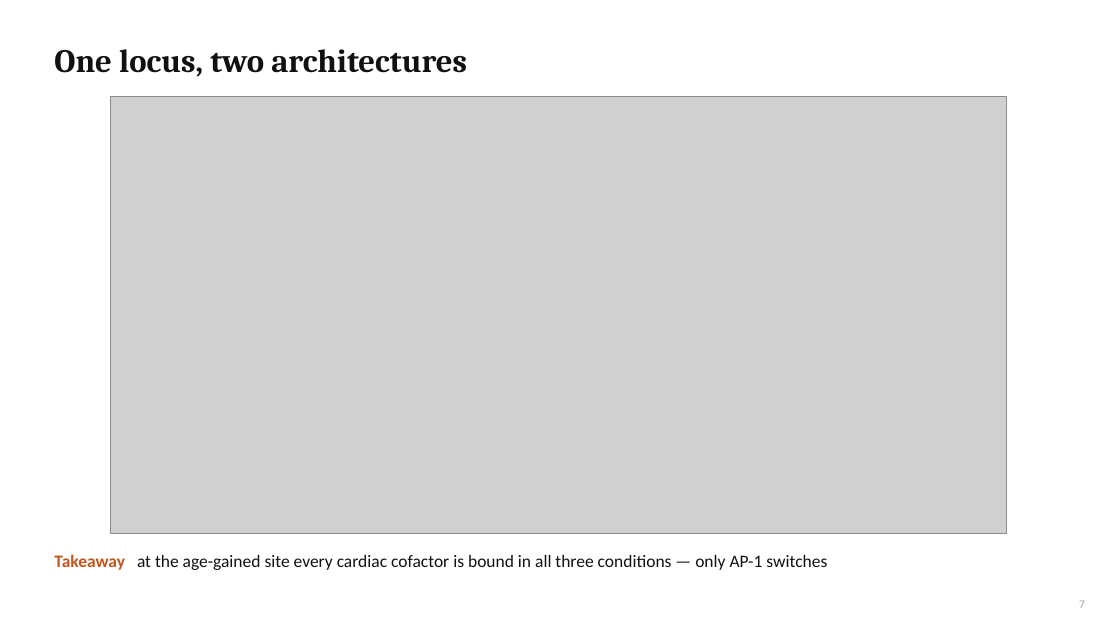
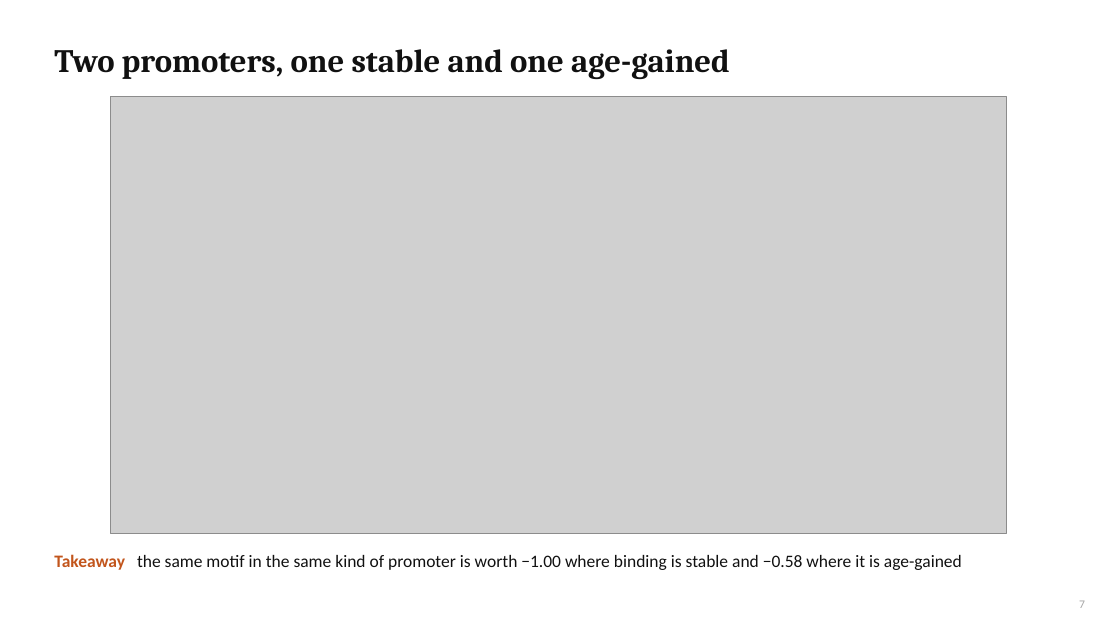
Before and after one commit to cytokine4242/Alpha_Genome_Ap1, a slide deck: slide 7 of Analysis/AP1_AlphaGenome_results.pptx. Drawn at 1120x630 pixels with LibreOffice and Linux fonts; fonts in the diff are those of the drawing; grey boxes stand for pictures. Boxes give left, top, right and bottom in pixels: in the first picture for what was removed or moved away, otherwise in the second. Text is boxed around its words. In the diff, an @@ line names an element or a change of style, - is before the commit and + after.

```diff
--- a/Analysis/AP1_AlphaGenome_results.pptx
+++ b/Analysis/AP1_AlphaGenome_results.pptx
@@ title at (54, 49, 730, 79): text changed @@
-One locus, two architectures
+Two promoters, one stable and one age-gained
@@ text at (54, 554, 962, 570): text changed @@
-Takeaway at the age-gained site every cardiac cofactor is bound in all three conditions — only AP-1 switches
+Takeaway the same motif in the same kind of promoter is worth −1.00 where binding is stable and −0.58 where it is age-gained
```
Also in this commit, not shown: 6 other slides changed, 21 other files.
